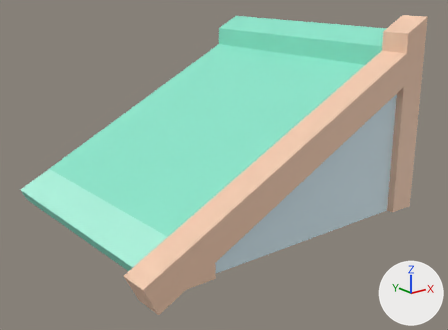
The FBX model Assets/Graphics/Models/Buildings/roofRight.fbx as it was, and as the next commit left it.
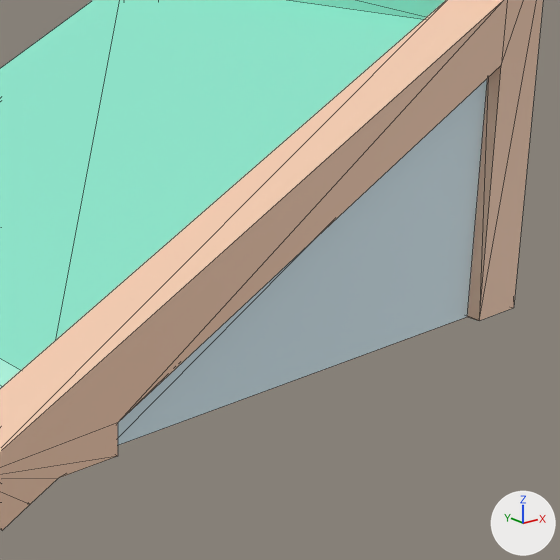
Each version appears first whole from a 50 mm lens placed at (-1.359, -1.736, 0.822), pointed at (-0.038, -0.085, 0.161), and next in a close-up on the part from 35% to 97% of the width and 17% to 100% of the height. Arrows for +X, +Y and +Z are at lower right; the lights stay in place. The close-ups show mesh edges as thin lines. Where no turn or scale is listed for an object, it has been applied to the vertices. Vertices at the same position are counted once.

Names of what the first close-up shows: 'roofRight'.
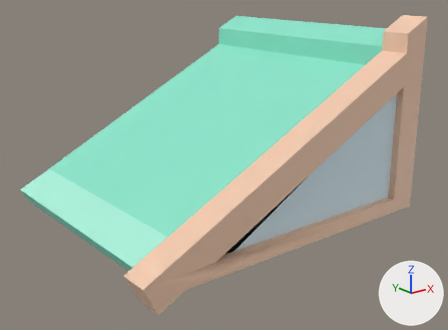
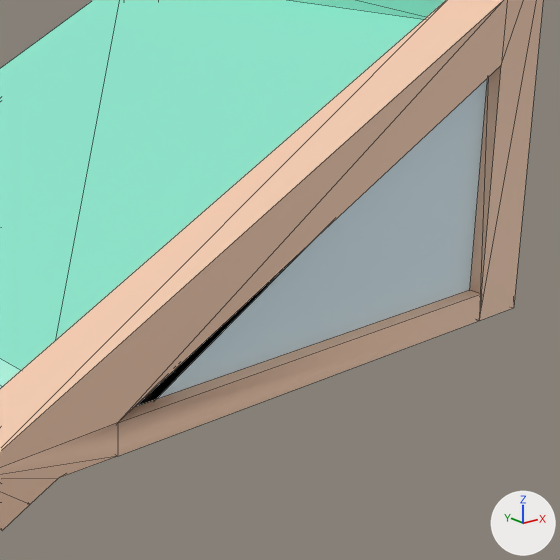
What changed in the scene script:
```text
Change me_mesh:
    used by ob_roofright; location = (0.0, 0.0, 0.0)
    remove me_mesh.from_pydata(...)  # 44 vertices, 84 faces; spans x -0.634..0.5, y -0.5..0.5, z -0.045..0.676
    add me_mesh.from_pydata(...)  # 48 vertices, 90 faces; spans x -0.634..0.5, y -0.5..0.5, z -0.045..0.676
    me_mesh part 1
    2 faces are deleted
    4 vertices are added at (0.4, -0.475, 0.05), (0.4, -0.475, 0.0), (0.4, -0.5, 0.05), (0.4, -0.5, 0.0)
    8 new faces join them, mat_wood (beige #f5ccb0)
```

Where the change shows, as pixel boxes (x1, y1, x2, y2) in the close-ups (560 x 560 px):
part 1 of me_mesh, built on (beige)
    after: (118, 290, 482, 456)
